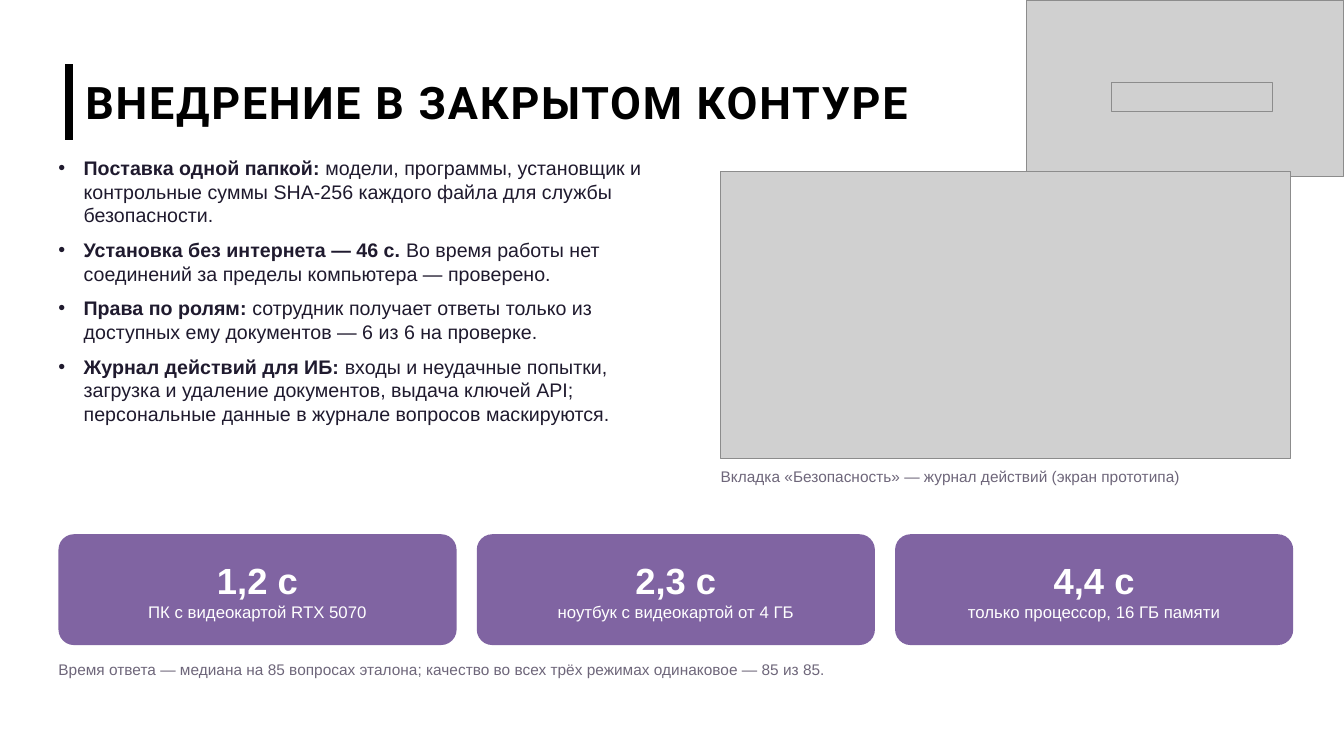
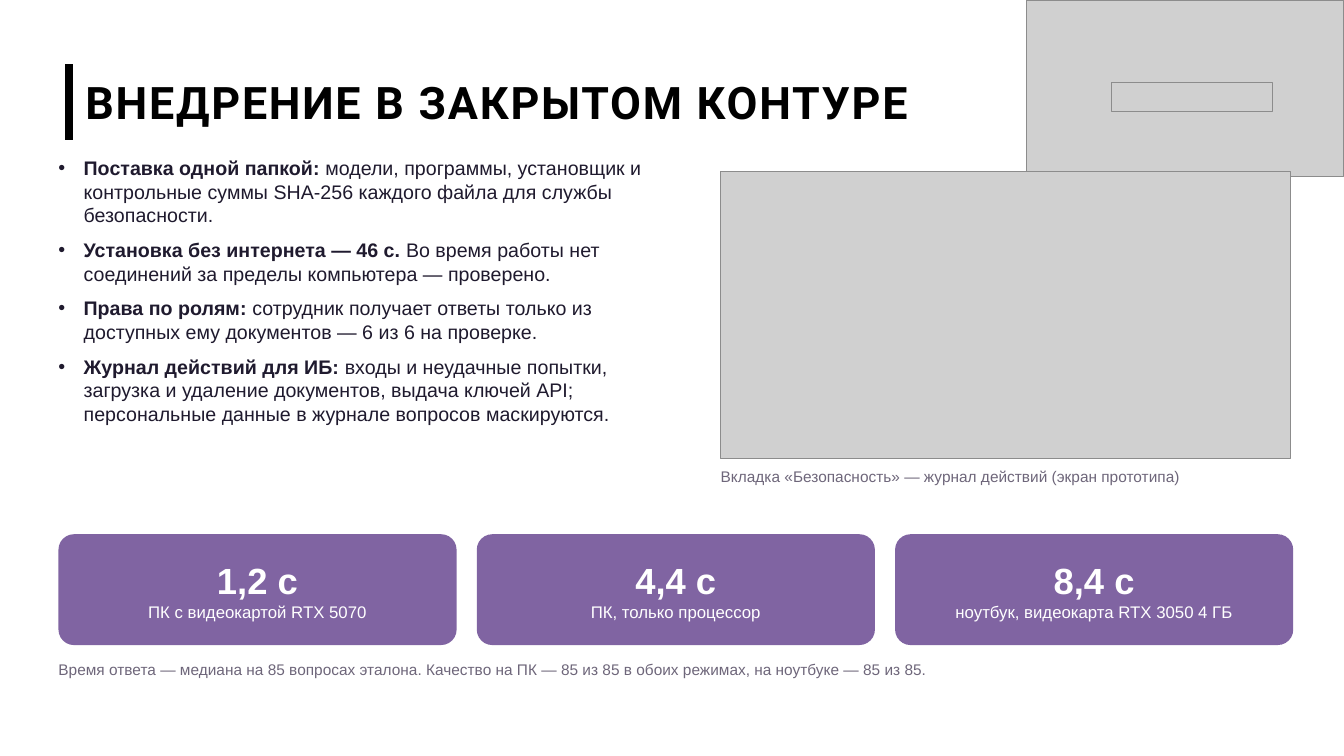
Before and after one commit to imaO0O/acselerator, a slide deck: slide 7 of docs/slides/prezentatsiya.pptx. Drawn at 1344x756 pixels with LibreOffice and Linux fonts; fonts in the diff are those of the drawing; grey boxes stand for pictures; background and template pictures are left out. Boxes give left, top, right and bottom in pixels: in the first picture for what was removed or moved away, otherwise in the second. Text is boxed around its words. In the diff, an @@ line names an element or a change of style, - is before the commit and + after.

```diff
--- a/docs/slides/prezentatsiya.pptx
+++ b/docs/slides/prezentatsiya.pptx
@@ text in rounded rectangle at [591, 569, 760, 622]: text changed @@
-2,3 с
-ноутбук с видеокартой от 4 ГБ
+4,4 с
+ПК, только процессор
@@ text in rounded rectangle at [955, 568, 1232, 622]: text changed @@
-4,4 с
-только процессор, 16 ГБ памяти
+8,4 с
+ноутбук, видеокарта RTX 3050 4 ГБ
@@ text at [58, 664, 926, 678]: text changed @@
-Время ответа — медиана на 85 вопросах эталона; качество во всех трёх режимах одинаковое — 85 из 85.
+Время ответа — медиана на 85 вопросах эталона. Качество на ПК — 85 из 85 в обоих режимах, на ноутбуке — 85 из 85.
```
Also in this commit, not shown: 5 other files.
